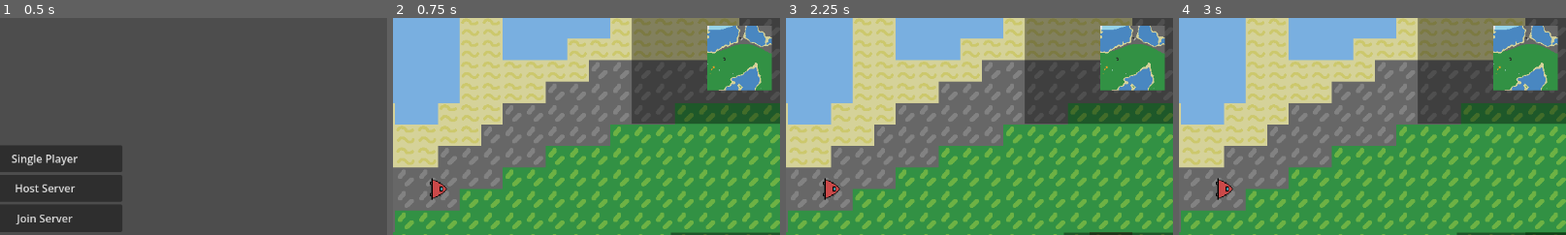
Above: before the commit, frames 1-4 (left to right).
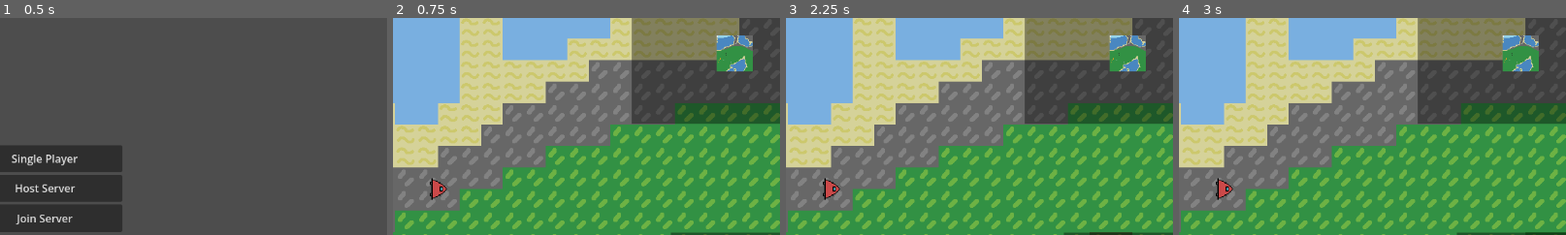
Above: after the commit, the same moments.

Repository: pp1522/Dusty-Mine
Game: Godot game, scene res://Scenes/menu.tscn
Same seed, same stepped clock (60 frames per second), same inputs: the game is played once before the commit and once after it.
Inputs (mouse positions are % of the whole screen's width and height, from its top left):
- Up to frame 1 (0.5 s): no input
- Up to frame 2 (0.75 s): click "Single Player" at 0.5 s
- Up to frame 3 (2.25 s): click (83, 68) at 1.25 s; click (88, 68) at 2 s
- Up to frame 4 (3 s): click (92, 68) at 2.75 s
The pictures show only the part of the screen within x 44-94%, y 11-61%; the shares and areas given below are measured in that part.

Frame 1 is identical in both runs. In frame 2, 4.1% of the frame differs, in the area x 81-98%, y 3-34%; in frame 3, 4.1%; in frame 4, 4.1%.

Commit message:
Fix minimap

Diff:
--- a/Object/gui.tscn
+++ b/Object/gui.tscn
@@ -83,15 +83,13 @@
 
 [node name="Map" type="TextureRect" parent="MiniMap" unique_id=1681244200]
 layout_mode = 1
-anchors_preset = -1
+anchors_preset = 15
 anchor_right = 1.0
 anchor_bottom = 1.0
-offset_left = 16.0
-offset_top = 16.0
-offset_right = -16.0
-offset_bottom = -16.0
 grow_horizontal = 2
 grow_vertical = 2
+expand_mode = 1
+stretch_mode = 5
 
 [node name="Inventory" type="Control" parent="." unique_id=786838351]
 visible = false
--- a/Scripts/Network/network_player.gd
+++ b/Scripts/Network/network_player.gd
@@ -87,7 +87,7 @@
 	current_building.building_rotate(current_rotation)
 
 func mouse_click():
-	fire_click_evnet.rpc_id(1, get_global_mouse_position(), select_building)
+	fire_click_evnet.rpc_id(1, get_global_mouse_position(), current_rotation, select_building)
 
 func build_remove():
 	if current_building:
@@ -103,8 +103,8 @@
 		current_building.building_rotate(current_rotation)
 
 @rpc("any_peer", "call_local", "reliable")
-func fire_click_evnet(pos: Vector2, building: String) -> void:
-	click_event.emit(pos, current_rotation, building)
+func fire_click_evnet(build_pos: Vector2, build_rotation: float, building: String) -> void:
+	click_event.emit(build_pos, build_rotation, building)
 
 func _on_gui_building_select(building: String) -> void:
 	select_building = building
